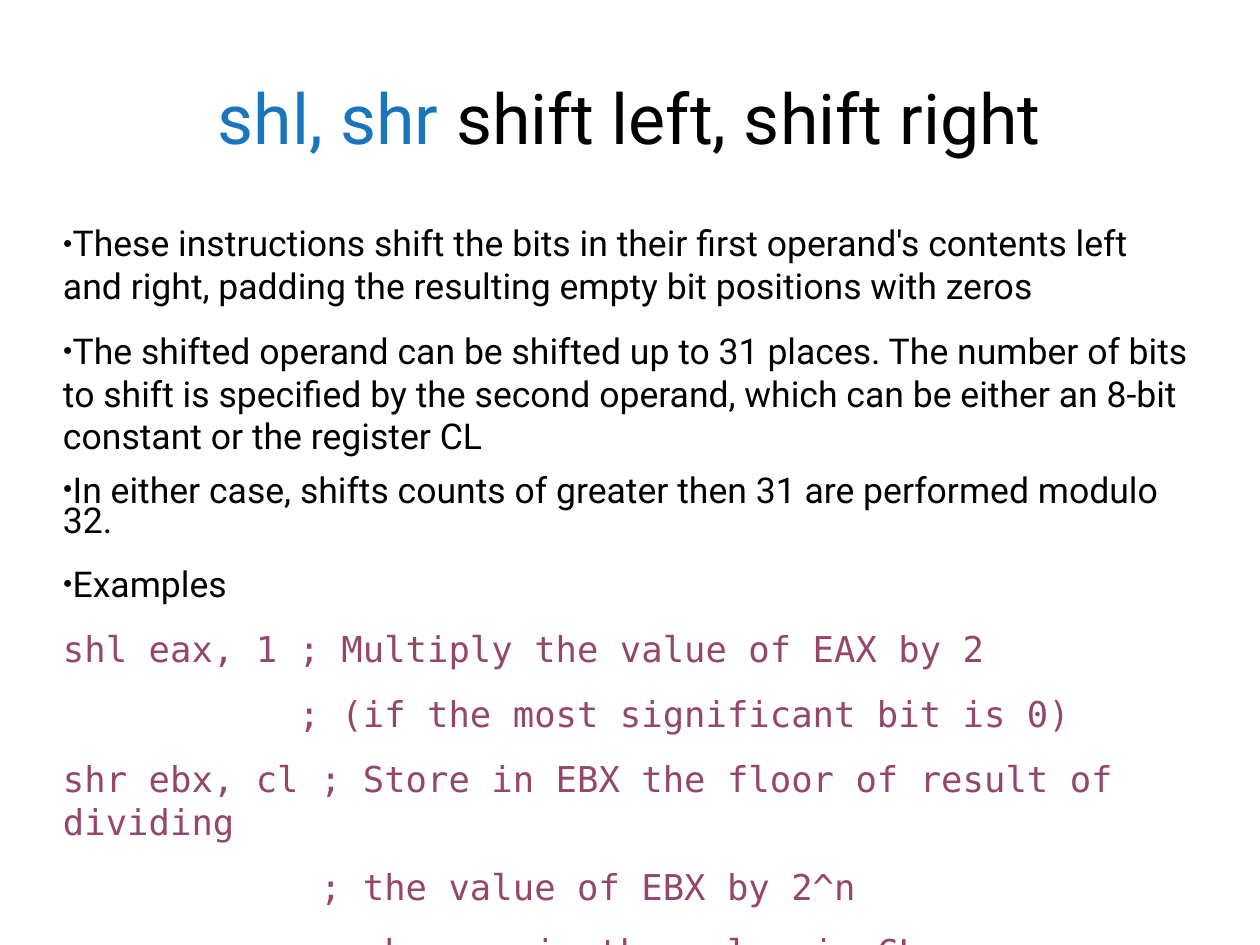
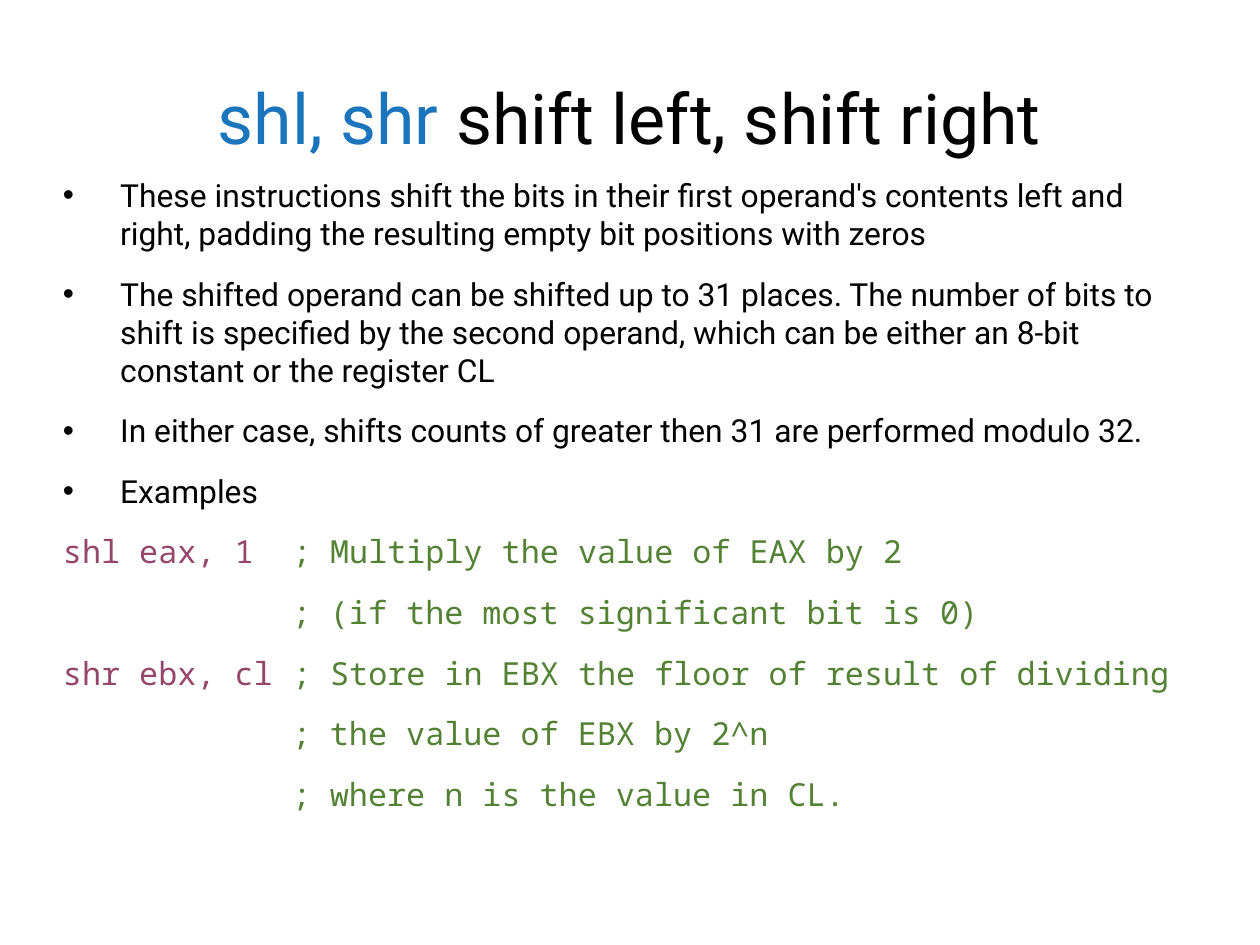
Before and after one commit to antonburtsev/cs5460, a slide deck: slide 29 of lectures/lecture03-x86-asm/lecture03-x86-asm.pptx. Drawn at 1260x945 pixels with LibreOffice and Linux fonts; fonts in the diff are those of the drawing. Boxes give left, top, right and bottom in pixels: in the first picture for what was removed or moved away, otherwise in the second. Text is boxed around its words. In the diff, an @@ line names an element or a change of style, - is before the commit and + after.

```diff
--- a/lectures/lecture03-x86-asm/lecture03-x86-asm.pptx
+++ b/lectures/lecture03-x86-asm/lecture03-x86-asm.pptx
@@ text "These instructions shift the bits ...": place and size @@
-text "These instructions shift the bits ..." at [63,229,1188,907]
+text "These instructions shift the bits ..." at [63,183,1170,807]
@@ text "These instructions shift the bits ..." at [63,183,1170,807]: size 22.4 to 20 pt; font DejaVu Sans Mono to Noto Sans Mono in "shl eax, 1 ; Multiply the value ...", "; (if the most significant bit is ...", "shr ebx, cl ; Store in EBX ...", "; the value of EBX by 2^n" and 1 more places; text colour #94476B to #548235 in "; Multiply the value of EAX by ...", "; (if the most significant bit is ...", "; Store in EBX the floor of ...", "; the value of EBX by 2^n" and 1 more places; bullet ● to •; line spacing 0.7 to 1 @@
```
Also in this commit, not shown: 24 other slides changed, 6 slides added, 2 other files.
